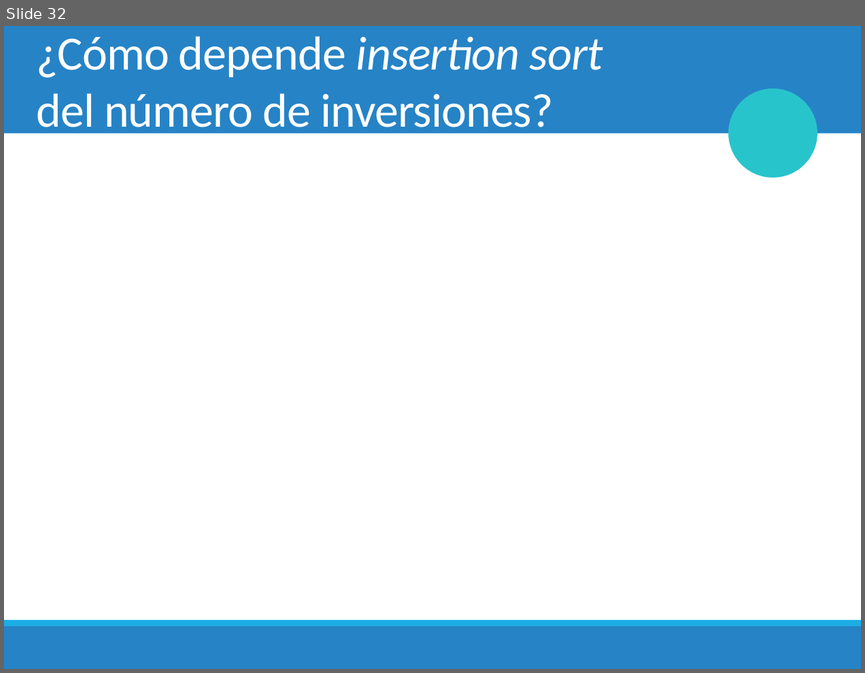
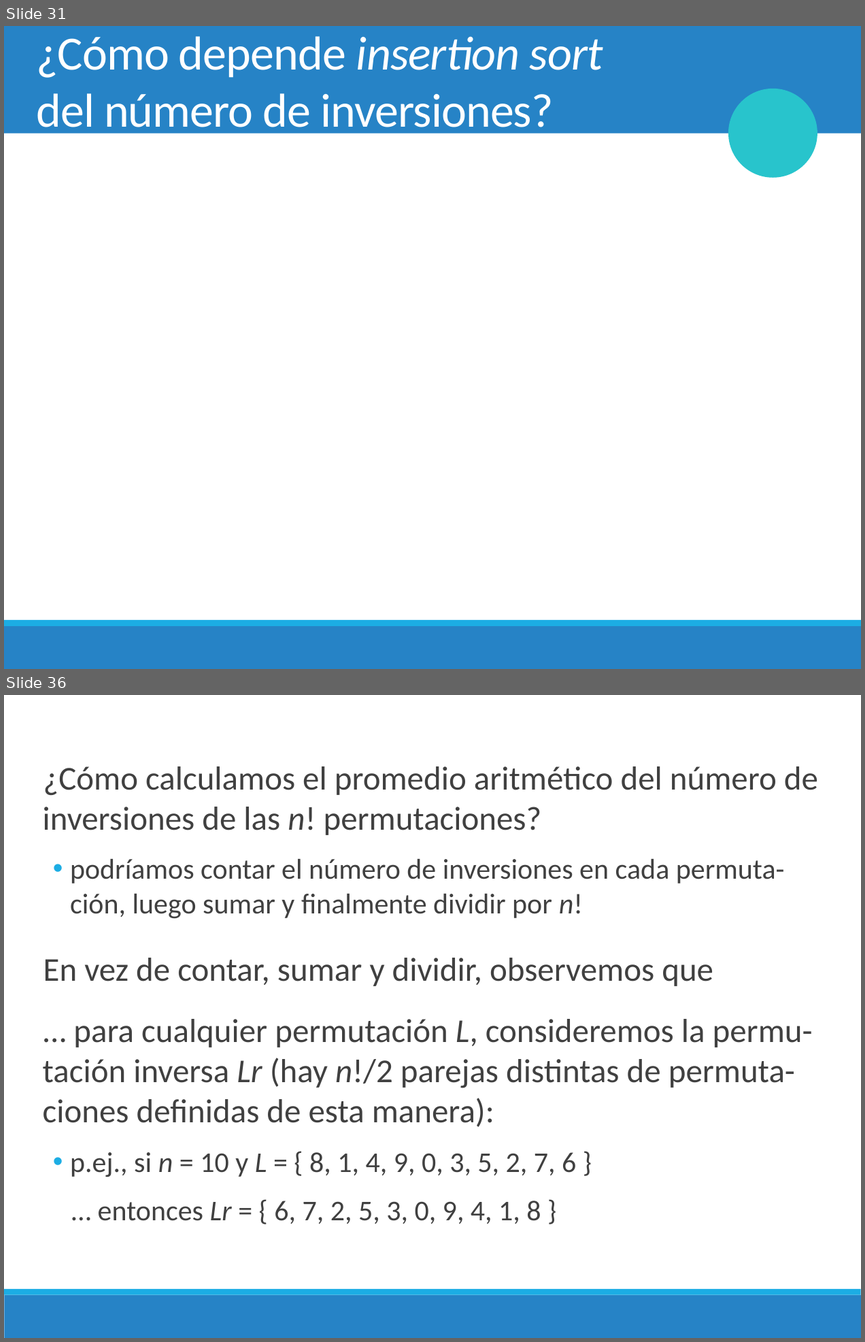
Before and after one commit to chris-carstens/2020-2, a slide deck: Clases/01 - Selection & Insertion sort/01. Selection & Insertion sort.pptx. Shown one above the other, each under a label of ours: slide 32 before the commit, slides 31 and 36 after it; the slides between them are not shown. The pictures are 865x673 and 865x1342 pixels, drawn with LibreOffice and Linux fonts; fonts in the diff are those of the drawing; grey boxes stand for pictures; background and template pictures are left out. Boxes give left, top, right and bottom in pixels: in the first picture for what was removed or moved away, otherwise in the second. Text is boxed around its words. In the diff, an @@ line names an element or a change of style, - is before the commit and + after.

```diff
--- a/Clases/01 - Selection & Insertion sort/01. Selection & Insertion sort.pptx
+++ b/Clases/01 - Selection & Insertion sort/01. Selection & Insertion sort.pptx
@@ slide 36 added at <box>4,695,861,1338</box>, background #FFFFFF; not listed: 1 template element that a slide beside it also shows @@
@@ text added at <box>43,766,818,1223</box>, 28 pt, text #404040 @@
+  ¿Cómo calculamos el promedio aritmético del número de inversiones de las n! permutaciones?
+  • podríamos contar el número de inversiones en cada permuta-ción, luego sumar y finalmente dividir por n!
+  En vez de contar, sumar y dividir, observemos que
+  … para cualquier permutación L, consideremos la permu-tación inversa Lr (hay n!/2 parejas distintas de permuta-ciones definidas de esta manera):
+  • p.ej., si n = 10 y L = { 8, 1, 4, 9, 0, 3, 5, 2, 7, 6 }
+  … entonces Lr = { 6, 7, 2, 5, 3, 0, 9, 4, 1, 8 }
@@ rectangle added at <box>4,1295,861,1338</box>, fill #2683C6 @@
@@ what was slide 32 is now slide 31 @@
```
Also in this commit, not shown: 4 slides changed, 1 other slide added, 1 slide removed, 1 other file.
